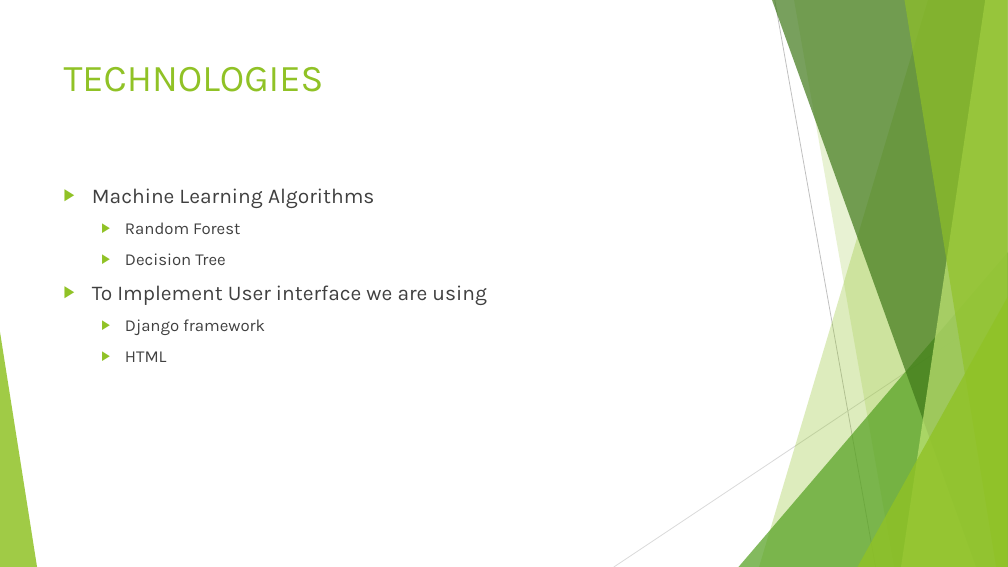
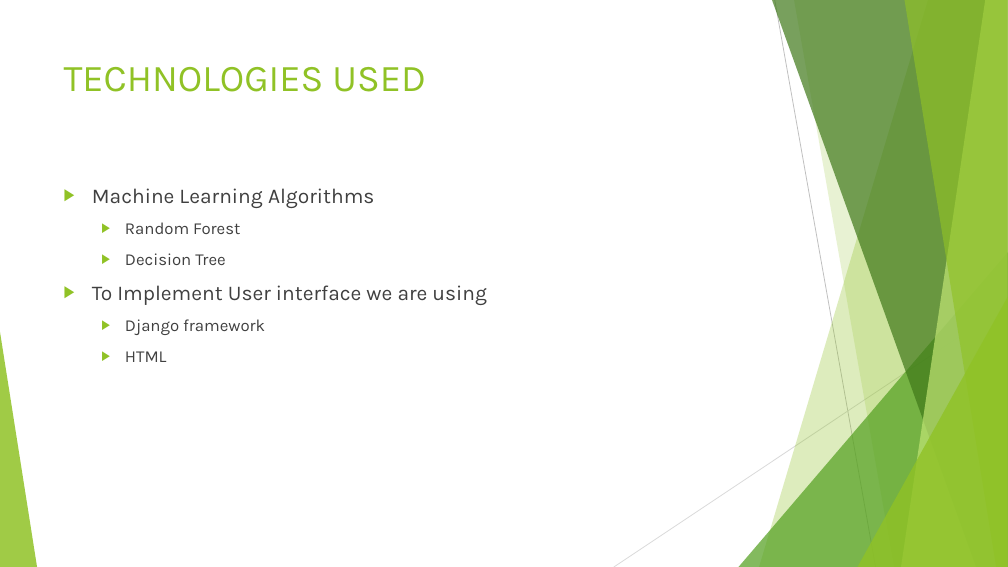
Before and after one commit to sanababureddy/clg_pro_dengu_detection, a slide deck: slide 7 of dengue disease detection 3.pptx. Drawn at 1008x567 pixels with LibreOffice and Linux fonts; fonts in the diff are those of the drawing. Boxes give left, top, right and bottom in pixels: in the first picture for what was removed or moved away, otherwise in the second. Text is boxed around its words. In the diff, an @@ line names an element or a change of style, - is before the commit and + after.

```diff
--- a/dengue disease detection 3.pptx
+++ b/dengue disease detection 3.pptx
@@ title at (x1=64, y1=67, x2=426, y2=92): text changed @@
-TECHNOLOGIES
+TECHNOLOGIES USED
```
Also in this commit, not shown: 1 other slide changed, 13 other files.
